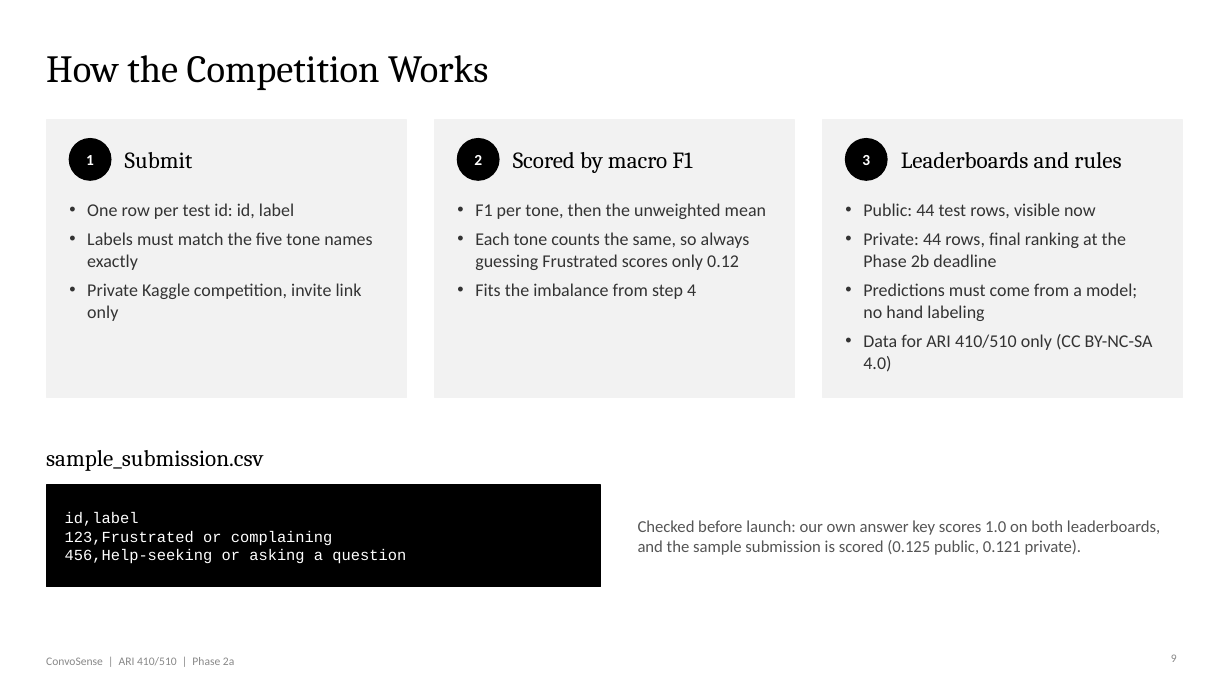
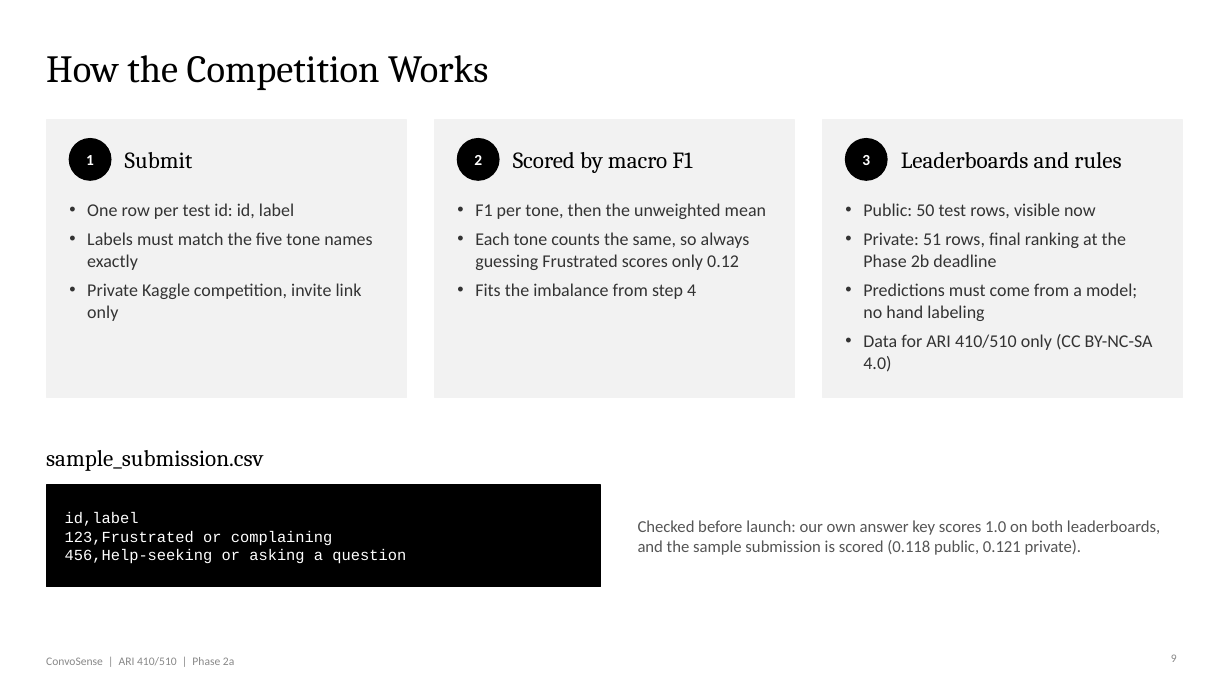
Before and after one commit to VenkatRepaka/CONVOSENSE, a slide deck: slide 9 of docs/phase2a.pptx. Drawn at 1232x693 pixels with LibreOffice and Linux fonts; fonts in the diff are those of the drawing. Boxes give left, top, right and bottom in pixels: in the first picture for what was removed or moved away, otherwise in the second. Text is boxed around its words. In the diff, an @@ line names an element or a change of style, - is before the commit and + after.

Commit message:
Update baseline scores and documentation for improved clarity and accuracy
- Revised `baseline_scores.csv` to reflect updated macro F1 scores for majority, random, dummy selected, and logistic regression models.
- Adjusted `llm_sample_comparison.csv` and `logistic_regression_search.csv` to include new scores and ensure consistency across datasets.
- Enhanced `per_class_f1.csv` with updated F1 scores for various tones, improving the accuracy of model evaluations.
- Added new files `llm_sample_comparison_six_annotator_split.csv`, `llm_scores_six_annotator_split.csv`, and `predictions_gpt5_six_annotator_split.csv` for detailed LLM performance analysis.
- Updated `run.json` to clarify the leaderboard scoring methodology and the number of test conversations.
- Revised `kaggle_page.md` to reflect changes in the dataset sizes and clarify the competition structure.

```diff
--- a/docs/phase2a.pptx
+++ b/docs/phase2a.pptx
@@ text at (x1=863, y1=203, x2=1126, y2=267): text changed @@
-• Public: 44 test rows, visible now
-• Private: 44 rows, final ranking at the Phase 2b deadline
+• Public: 50 test rows, visible now
+• Private: 51 rows, final ranking at the Phase 2b deadline
@@ text at (x1=638, y1=520, x2=1160, y2=555): text changed @@
-Checked before launch: our own answer key scores 1.0 on both leaderboards, and the sample submission is scored (0.125 public, 0.121 private).
+Checked before launch: our own answer key scores 1.0 on both leaderboards, and the sample submission is scored (0.118 public, 0.121 private).
```
Also in this commit, not shown: 9 other slides changed, 43 other files.
